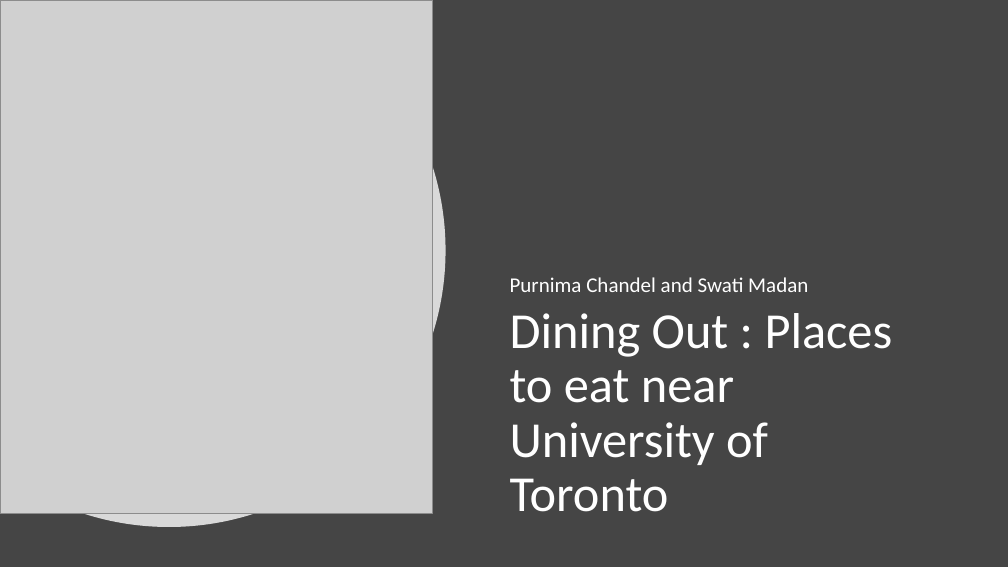
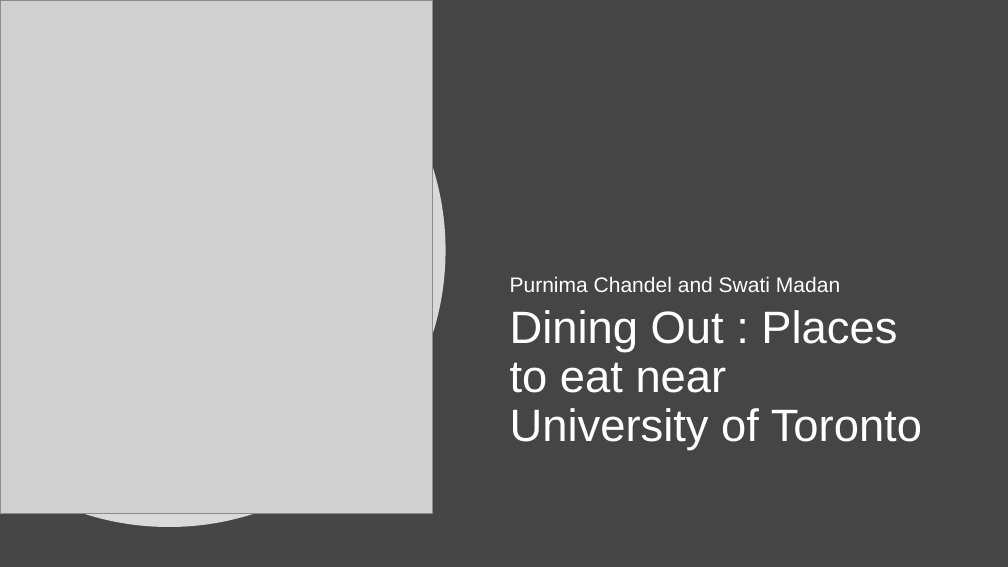
Before and after one commit to PurnimaChandel/Final-Project, a slide deck: slide 1 of Final_presentation.pptx. Drawn at 1008x567 pixels with LibreOffice and Linux fonts; fonts in the diff are those of the drawing; grey boxes stand for pictures. Boxes give left, top, right and bottom in pixels: in the first picture for what was removed or moved away, otherwise in the second. Text is boxed around its words. In the diff, an @@ line names an element or a change of style, - is before the commit and + after.

```diff
--- a/Final_presentation.pptx
+++ b/Final_presentation.pptx
@@ subtitle "Purnima Chandel and Swati Madan" at [510,276,840,292]: font Calibri to Arial @@
@@ title "Dining Out : Places to ..." at [510,310,922,451]: size 48 to 43.2 pt, font Calibri to Arial @@
```
Also in this commit, not shown: 8 other slides changed.
